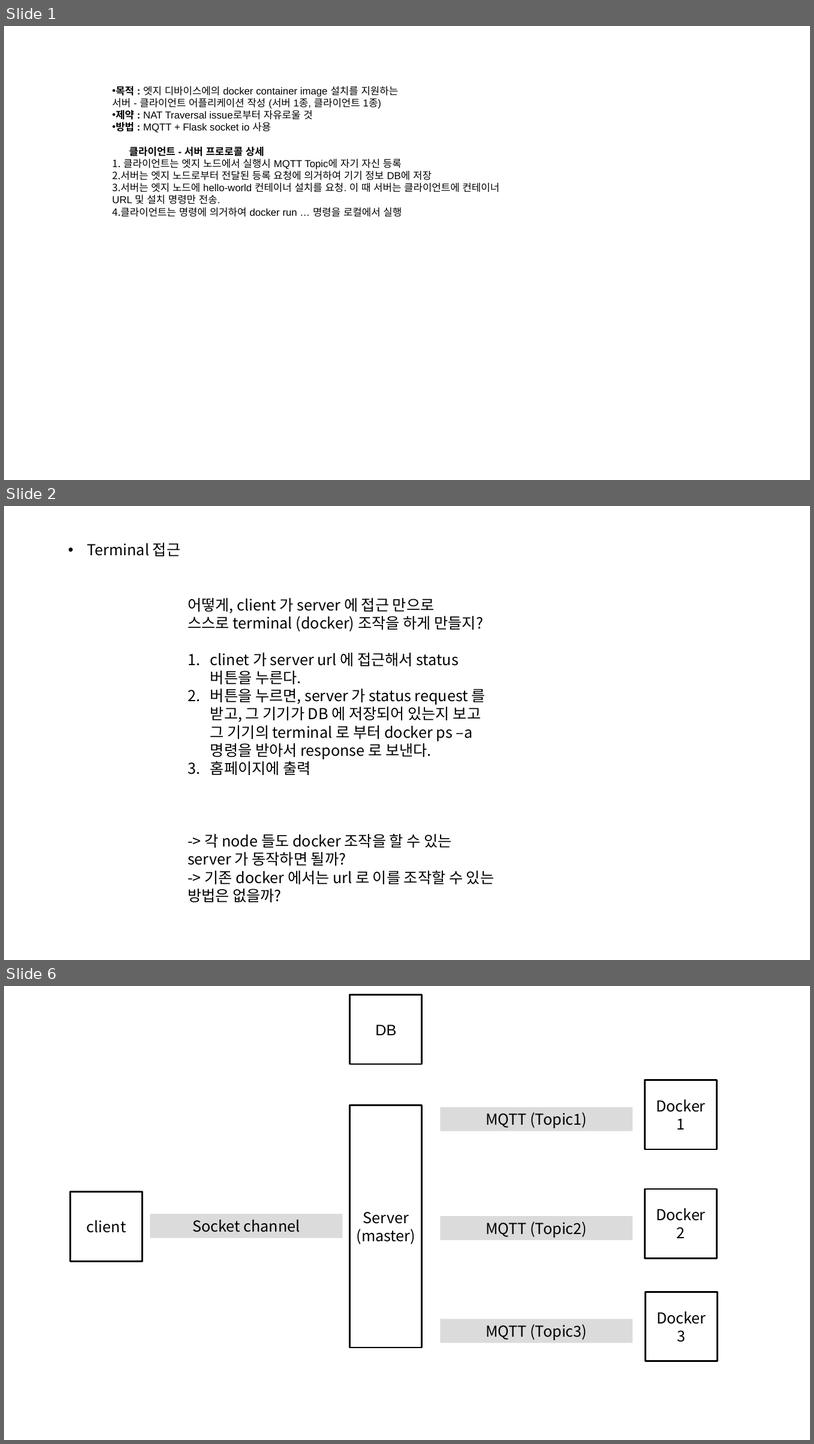
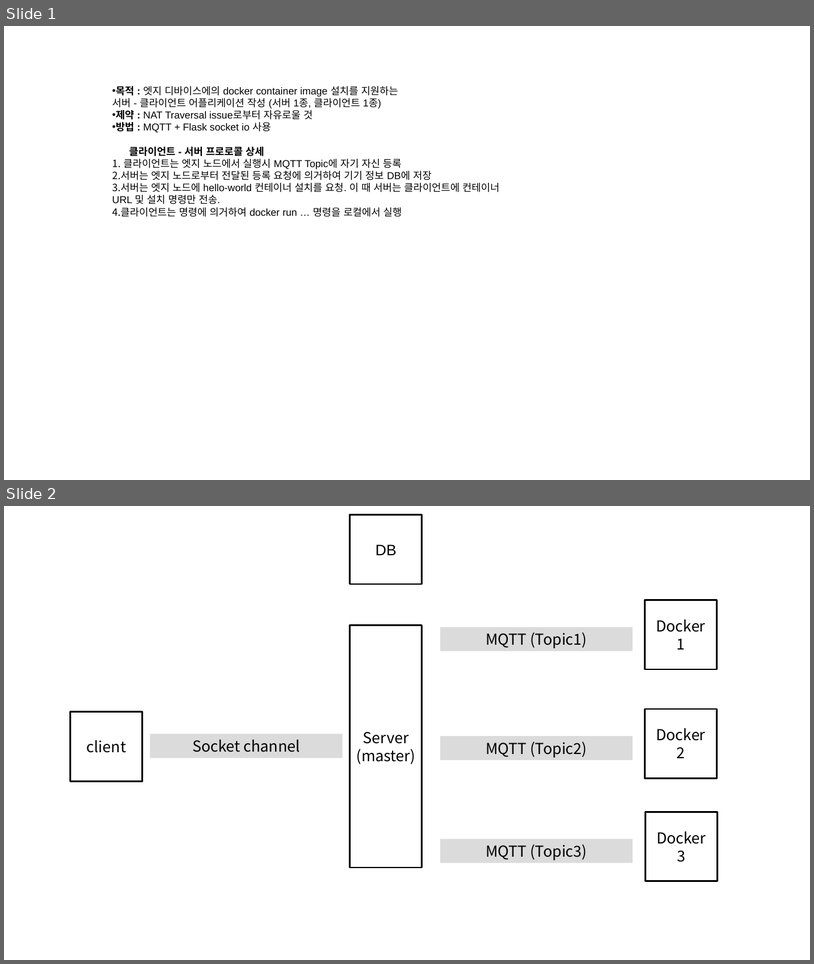
Before and after one commit to Mishuni/ochestration_for_docker, a slide deck: FiveStarts_app.pptx. Shown one above the other, each under a label of ours: slides 1, 2 and 6 before the commit, slides 1 and 2 after it; the slides between them are not shown. The pictures are 814x1444 and 814x964 pixels, drawn with LibreOffice and Linux fonts; fonts in the diff are those of the drawing. Boxes give left, top, right and bottom in pixels: in the first picture for what was removed or moved away, otherwise in the second. Text is boxed around its words. In the diff, an @@ line names an element or a change of style, - is before the commit and + after.

```diff
--- a/FiveStarts_app.pptx
+++ b/FiveStarts_app.pptx
@@ slide 2 removed at bbox=[4, 506, 810, 960], background #FFFFFF @@
@@ text removed at bbox=[87, 543, 180, 556] @@
-• Terminal 접근
@@ text removed at bbox=[188, 598, 494, 902] @@
-어떻게, client 가 server 에 접근 만으로
-스스로 terminal (docker) 조작을 하게 만들지?
-1. clinet 가 server url 에 접근해서 status 버튼을 누른다.
-2. 버튼을 누르면, server 가 status request 를 받고, 그 기기가 DB 에 저장되어 있는지 보고 그 기기의 terminal 로 부터 docker ps –a 명령을 받아서 response 로 보낸다.
-3. 홈페이지에 출력
--> 각 node 들도 docker 조작을 할 수 있는 server 가 동작하면 될까?
--> 기존 docker 에서는 url 로 이를 조작할 수 있는 방법은 없을까?
@@ what was slide 6 is now slide 2 @@
```
Also in this commit, not shown: 6 other slides removed, 1 other file.
